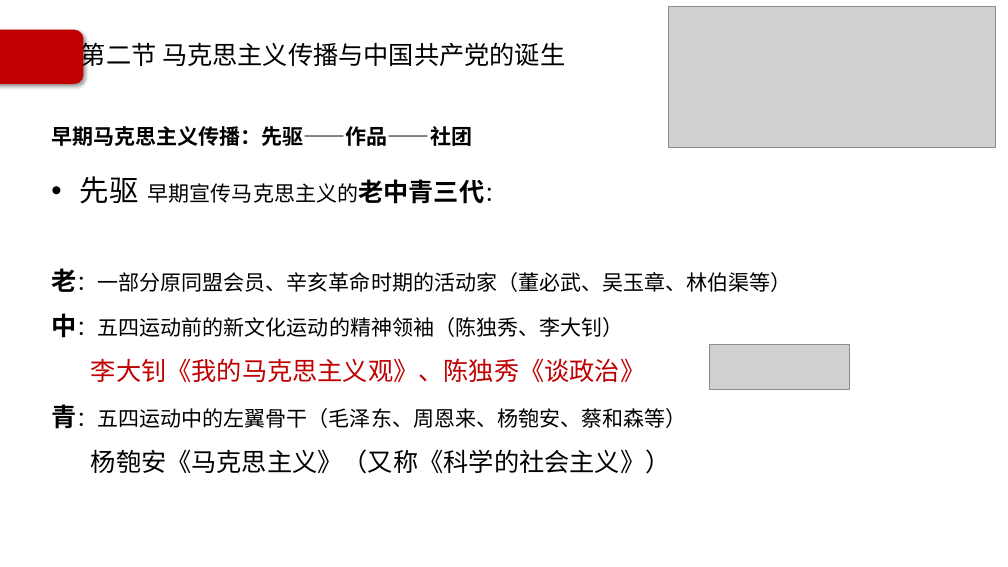
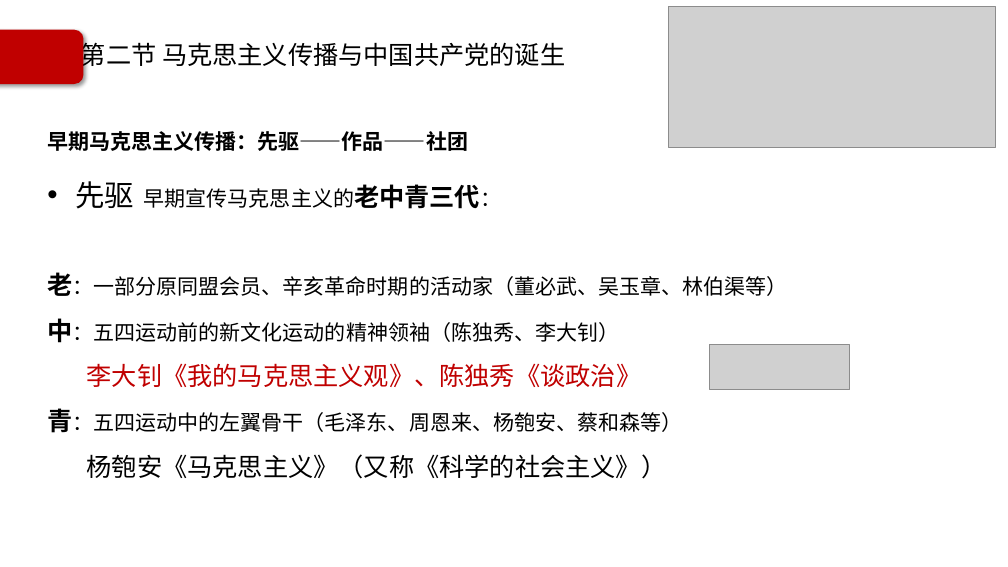
Before and after one commit to Call-me-zhy/tangtang, a slide deck: slide 19 of 5 中国近现代史纲要/课件/中国近现代史纲要精讲4.pptx (slide 17 before the commit). Drawn at 1008x567 pixels with LibreOffice and Linux fonts; fonts in the diff are those of the drawing; grey boxes stand for pictures; background and template pictures are left out. Boxes give left, top, right and bottom in pixels: in the first picture for what was removed or moved away, otherwise in the second. Text is boxed around its words. In the diff, an @@ line names an element or a change of style, - is before the commit and + after.

```diff
--- a/5 中国近现代史纲要/课件/中国近现代史纲要精讲4.pptx
+++ b/5 中国近现代史纲要/课件/中国近现代史纲要精讲4.pptx
@@ text "早期马克思主义传播：先驱——作品——社团": place and size @@
-text "早期马克思主义传播：先驱——作品——社团" at <box>51,126,792,474</box>
+text "早期马克思主义传播：先驱——作品——社团" at <box>47,131,787,479</box>
```
Also in this commit, not shown: 8 other slides changed, 2 slides added, 7 other files.
